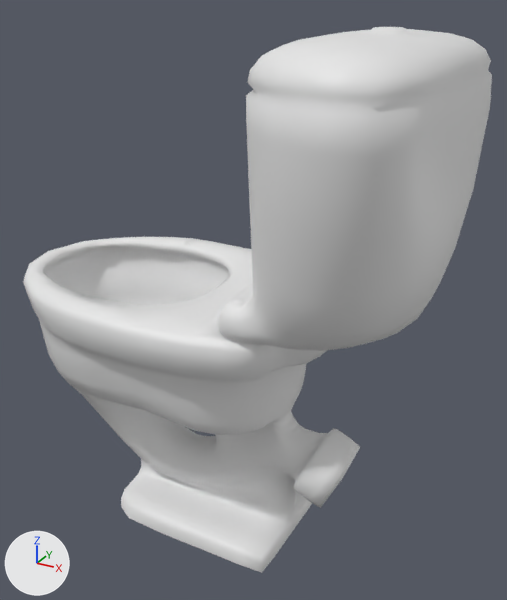
Two versions of the FBX model Assets/_GoodCopBadCop/_Models/Toilet/Toilet.fbx, one commit apart.
Rendered twice from a 50 mm camera at (5.62, -9.06, 8.9) aimed at (0.49, 0.27, 4.24). Lighting does not change. The marker at lower left points along +X, +Y and +Z. The picture after the commit comes second. Where no turn or scale is listed for an object, it has been applied to the vertices.
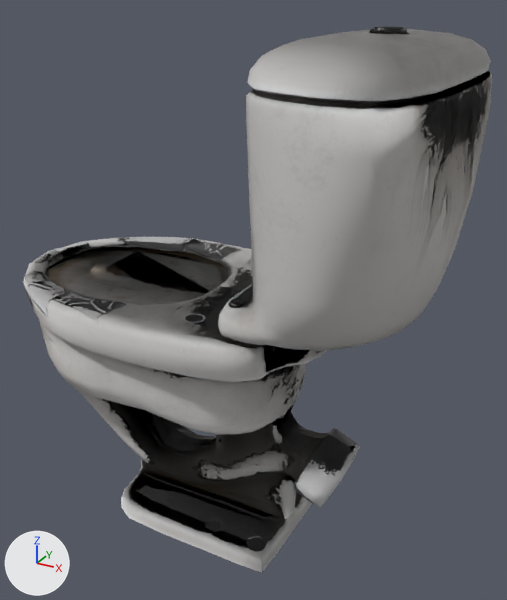
The change, as a diff of the scene's bpy script:
```diff
--- a/Assets/_GoodCopBadCop/_Models/Toilet/Toilet.fbx.py
+++ b/Assets/_GoodCopBadCop/_Models/Toilet/Toilet.fbx.py
@@ img_toilet @@
+img_toilet = load_image('Toilet', 'Toilet.png', 1024, 1024, 'Non-Color')
@@ mat_default @@
 n0 = _N.new('ShaderNodeBsdfPrincipled'); n0.name = 'Principled BSDF'
 n1 = _N.new('ShaderNodeOutputMaterial'); n1.name = 'Material Output'
+n2 = _N.new('ShaderNodeTexImage'); n2.name = 'Image Texture'
+n2.image = img_toilet
+n3 = _N.new('ShaderNodeTexImage'); n3.name = 'Image Texture.001'
+n3.image = img_toilet
+n4 = _N.new('ShaderNodeNormalMap'); n4.name = 'Normal Map'
 _L.new(n0.outputs[0], n1.inputs[0])  # 'BSDF' to 'Surface'
+_L.new(n2.outputs[0], n0.inputs[0])  # 'Color' to 'Base Color'
+_L.new(n3.outputs[0], n4.inputs[1])  # 'Color' to 'Color'
+_L.new(n4.outputs[0], n0.inputs[5])  # 'Normal' to 'Normal'
@@ me_object_0_001 @@
+me_object_0_001.from_pydata(...)  # 210 vertices, 390 faces; spans x -3.41..0.18, y -1.29..1.29, z 1.43..4.34
+me_object_0_001.materials.append(mat_default)
@@ ob_object_2_001 @@
+ob_object_2_001 = bpy.data.objects.new('Object_2.001', me_object_0_001)
+ob_object_2_001.location = (0.0, 0.0, 0.0)
```

Boxes [x1, y1, x2, y2] around the edits, measured in the pictures (507 x 600 px):
'Object_2', surface changed (white to grey)
    both: [23, 27, 492, 573]
'Object_2.001', added
    after: [47, 250, 226, 305]
